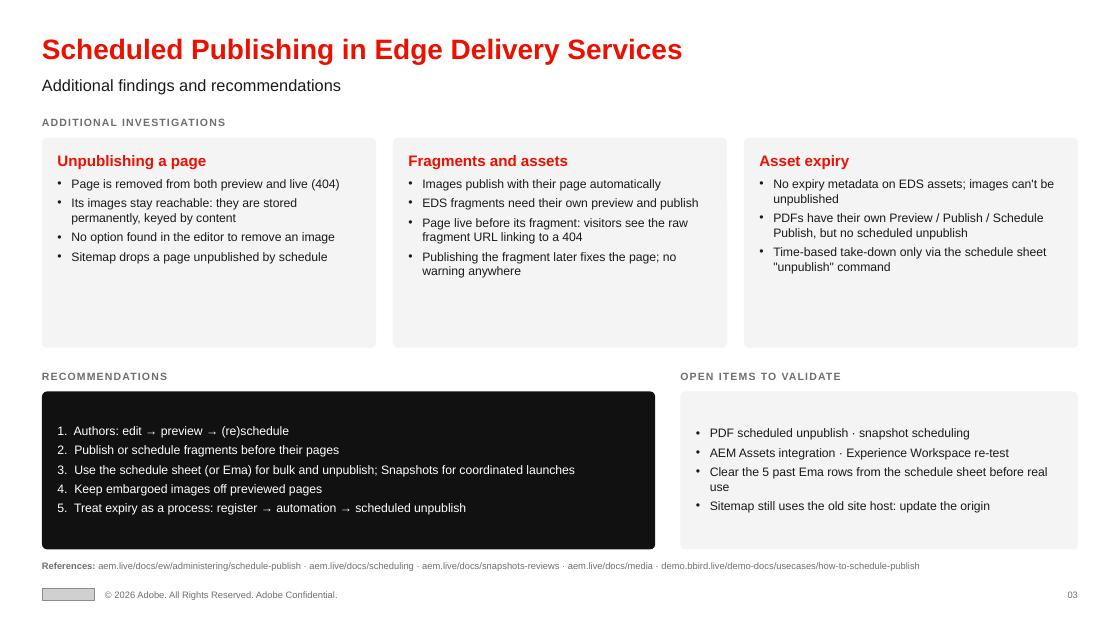
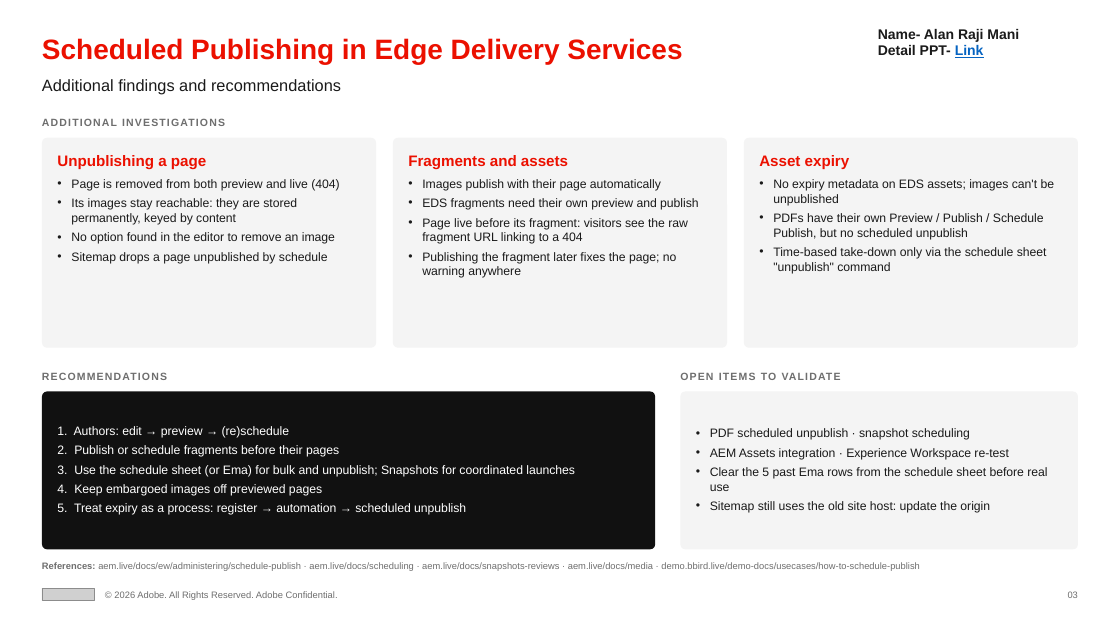
Before and after one commit to ARAJI-ADOBE/jksn-tst, a slide deck: slide 3 of presentations/Scheduled-Publishing-EDS-Summary.pptx. Drawn at 1120x630 pixels with LibreOffice and Linux fonts; fonts in the diff are those of the drawing; grey boxes stand for pictures. Boxes give left, top, right and bottom in pixels: in the first picture for what was removed or moved away, otherwise in the second. Text is boxed around its words. In the diff, an @@ line names an element or a change of style, - is before the commit and + after.

```diff
--- a/presentations/Scheduled-Publishing-EDS-Summary.pptx
+++ b/presentations/Scheduled-Publishing-EDS-Summary.pptx
@@ text added at (878, 29, 1019, 58), 12 pt, text #1A1A1A, bold @@
+Name- Alan Raji Mani
+Detail PPT- Link
```
Also in this commit, not shown: 1 other slide changed.
